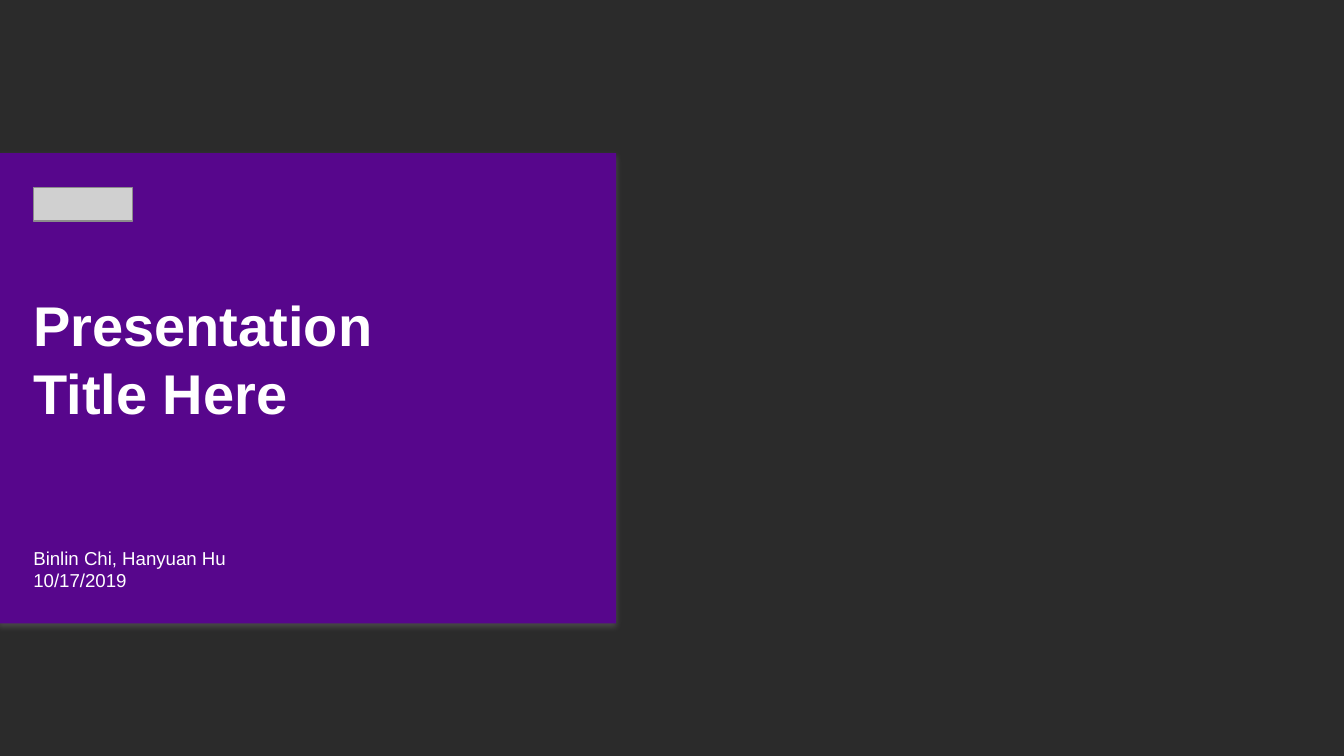
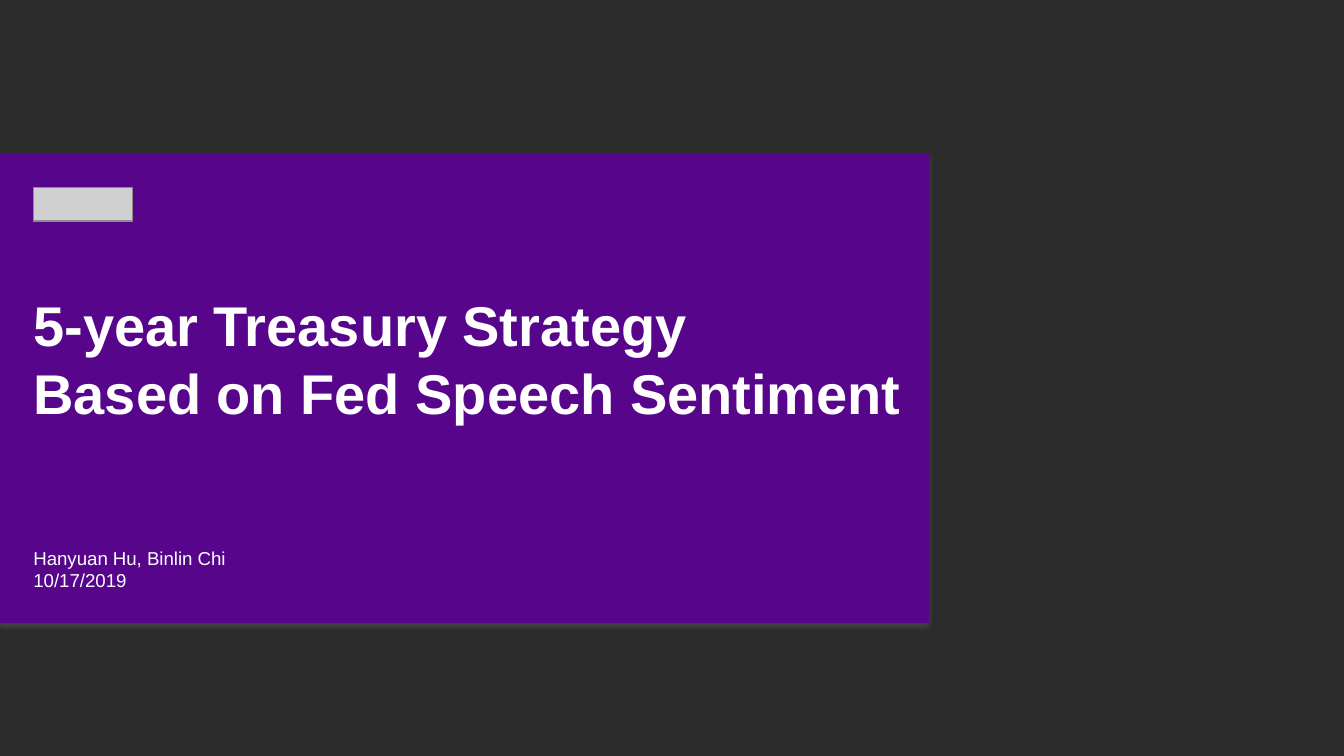
Before and after one commit to hhy845914111/NLP-Project, a slide deck: slide 1 of final_pre.pptx. Drawn at 1344x756 pixels with LibreOffice and Linux fonts; fonts in the diff are those of the drawing; grey boxes stand for pictures; background and template pictures are left out; a plain dark background stands for a picture behind light text. Boxes give left, top, right and bottom in pixels: in the first picture for what was removed or moved away, otherwise in the second. Text is boxed around its words. In the diff, an @@ line names an element or a change of style, - is before the commit and + after.

```diff
--- a/final_pre.pptx
+++ b/final_pre.pptx
@@ rectangle: place and size @@
-rectangle at box(0, 153, 617, 624)
+rectangle at box(0, 153, 930, 624)
@@ text at box(33, 307, 900, 424): text changed @@
-Presentation
-Title Here
+5-year Treasury Strategy
+Based on Fed Speech Sentiment
@@ text at box(33, 551, 226, 569): text changed @@
-Binlin Chi, Hanyuan Hu
+Hanyuan Hu, Binlin Chi
```
Also in this commit, not shown: 5 other slides changed, 3 slides added, 18 other files.
